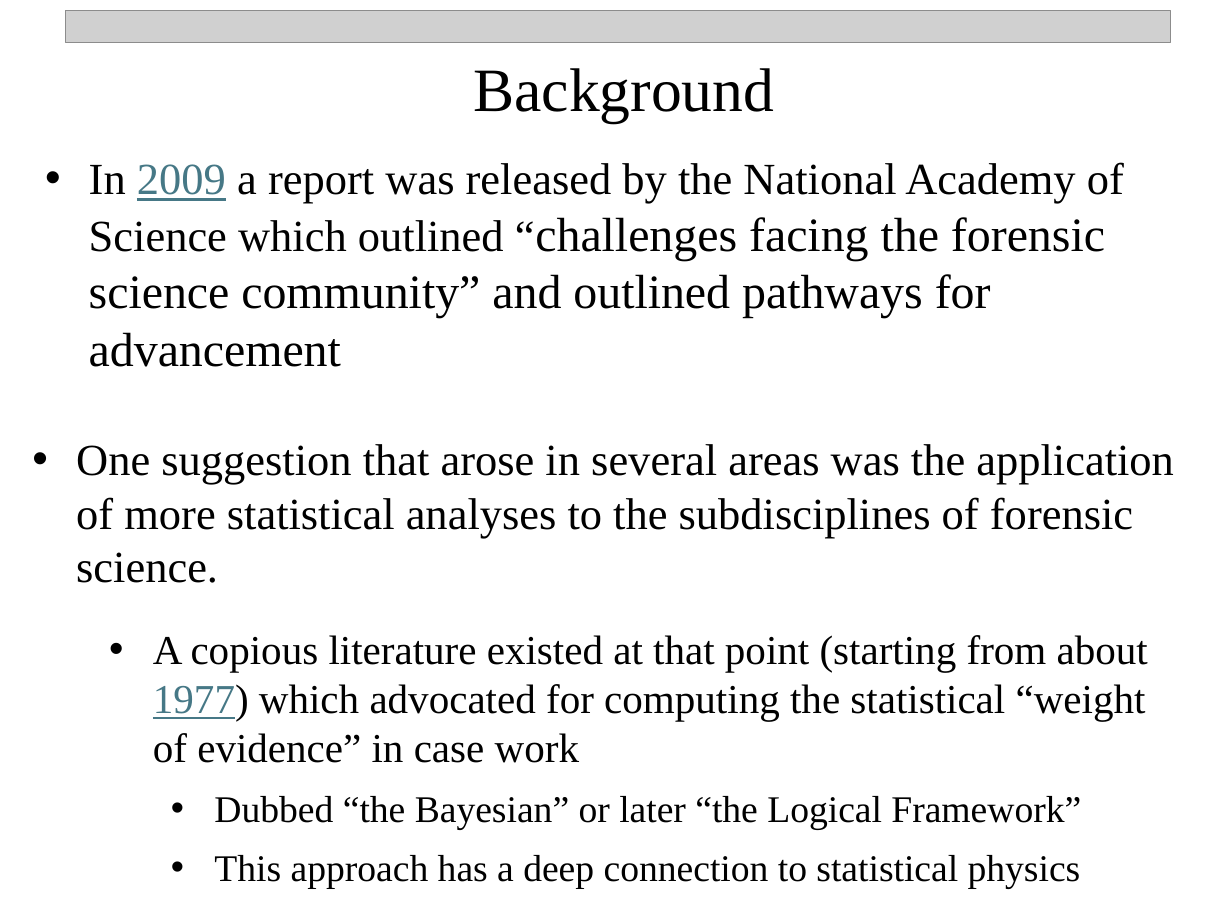
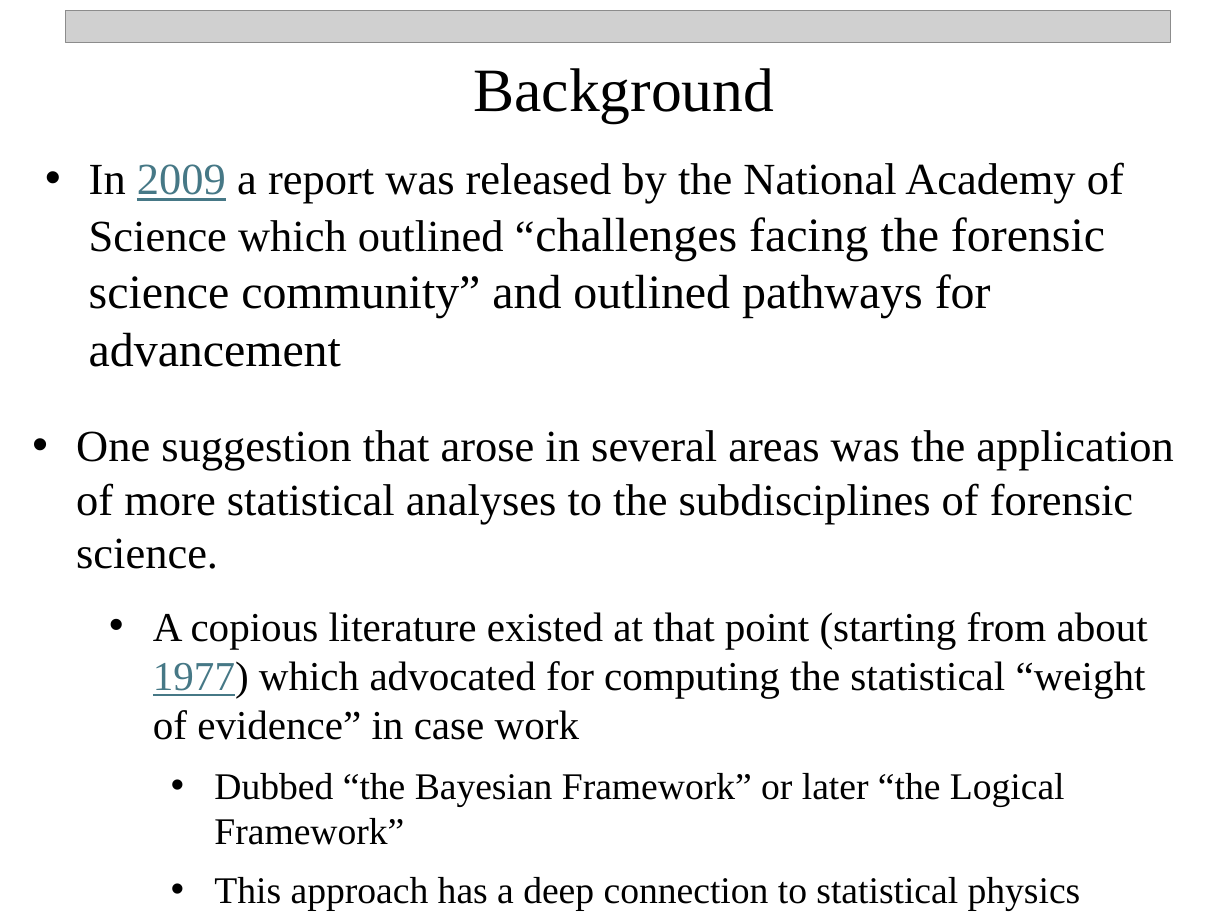
Before and after one commit to npetraco/CHE302, a slide deck: slide 2 of Notes/14_evidence_and_stat_mech.pptx. Drawn at 1232x924 pixels with LibreOffice and Linux fonts; fonts in the diff are those of the drawing; grey boxes stand for pictures. Boxes give left, top, right and bottom in pixels: in the first picture for what was removed or moved away, otherwise in the second. Text is boxed around its words. In the diff, an @@ line names an element or a change of style, - is before the commit and + after.

```diff
--- a/Notes/14_evidence_and_stat_mech.pptx
+++ b/Notes/14_evidence_and_stat_mech.pptx
@@ text "One suggestion that arose in ...": place and size @@
-text "One suggestion that arose in ..." at (76, 444, 1174, 583)
+text "One suggestion that arose in ..." at (76, 430, 1174, 569)
@@ text "A copious literature existed at ...": place and size @@
-text "A copious literature existed at ..." at (153, 635, 1148, 889)
+text "A copious literature existed at ..." at (153, 612, 1148, 911)
@@ text at (214, 773, 1065, 845): text changed @@
-  • Dubbed “the Bayesian” or later “the Logical Framework”
+  • Dubbed “the Bayesian Framework” or later “the Logical Framework”
```
Also in this commit, not shown: 3 other slides changed, 1 other file.
